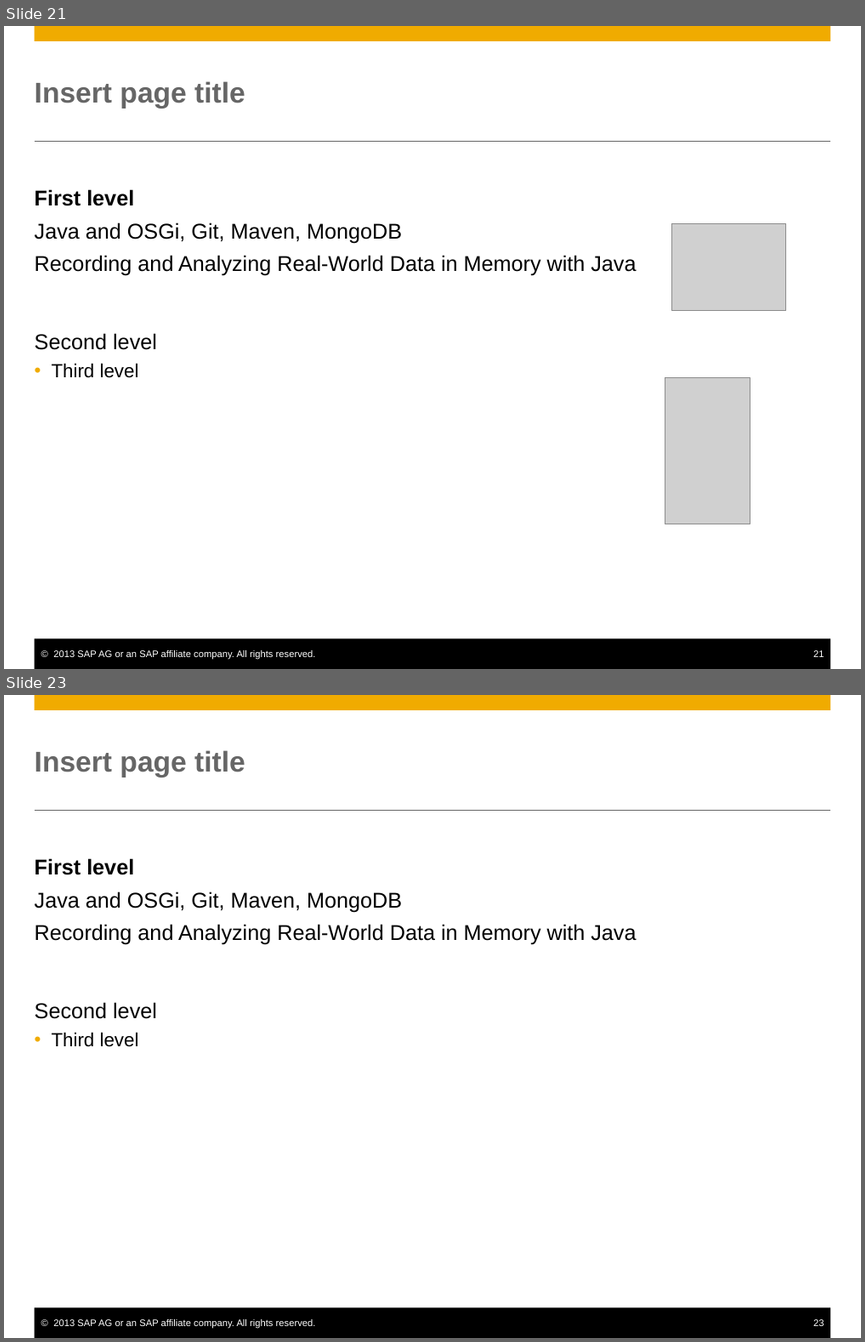
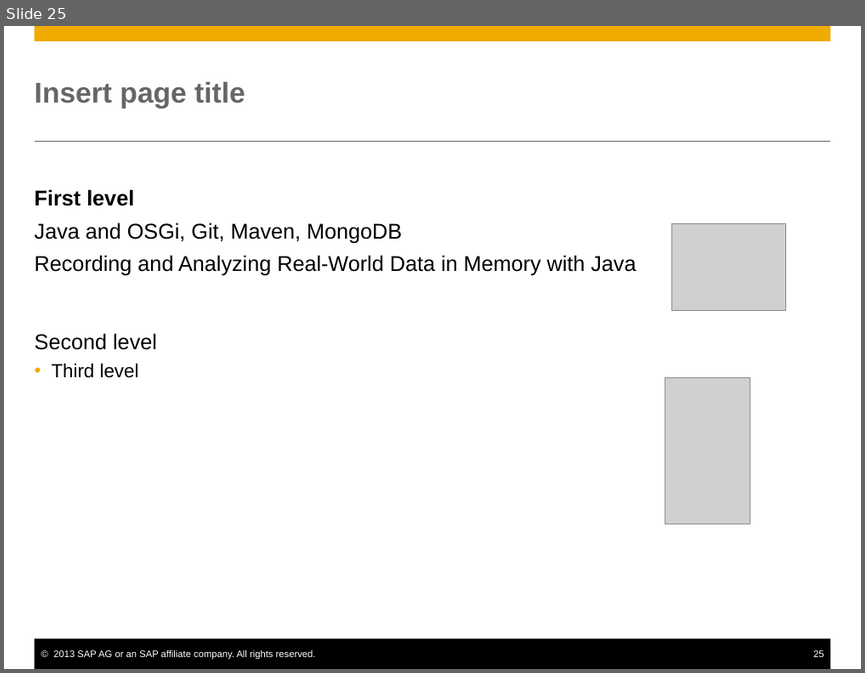
Before and after one commit to axeluhl/sailing-analytics, a slide deck: doc/SAPSailingAnalyticsArchitecture.pptx. Shown one above the other, each under a label of ours: slides 21 and 23 before the commit, slide 25 after it; the slides between them are not shown. The pictures are 865x1342 and 865x673 pixels, drawn with LibreOffice and Linux fonts; fonts in the diff are those of the drawing; grey boxes stand for pictures. Boxes give left, top, right and bottom in pixels: in the first picture for what was removed or moved away, otherwise in the second. Text is boxed around its words. In the diff, an @@ line names an element or a change of style, - is before the commit and + after.

```diff
--- a/doc/SAPSailingAnalyticsArchitecture.pptx
+++ b/doc/SAPSailingAnalyticsArchitecture.pptx
@@ slide 23 removed at <box>4,695,861,1338</box>, background #FFFFFF; not listed: 5 template elements that a slide beside it also shows @@
@@ title removed at <box>35,750,245,777</box> @@
-Insert page title
@@ text removed at <box>35,858,636,1047</box> @@
-First level
-  Java and OSGi, Git, Maven, MongoDB
-  Recording and Analyzing Real-World Data in Memory with Java
-  Second level
-    • Third level
@@ what was slide 21 is now slide 25 @@
@@ page number at <box>813,650,823,657</box>: text changed @@
-21
+25
```
Also in this commit, not shown: 2 slides changed, 2 slides added, 1 other slide removed, 3 other files.
